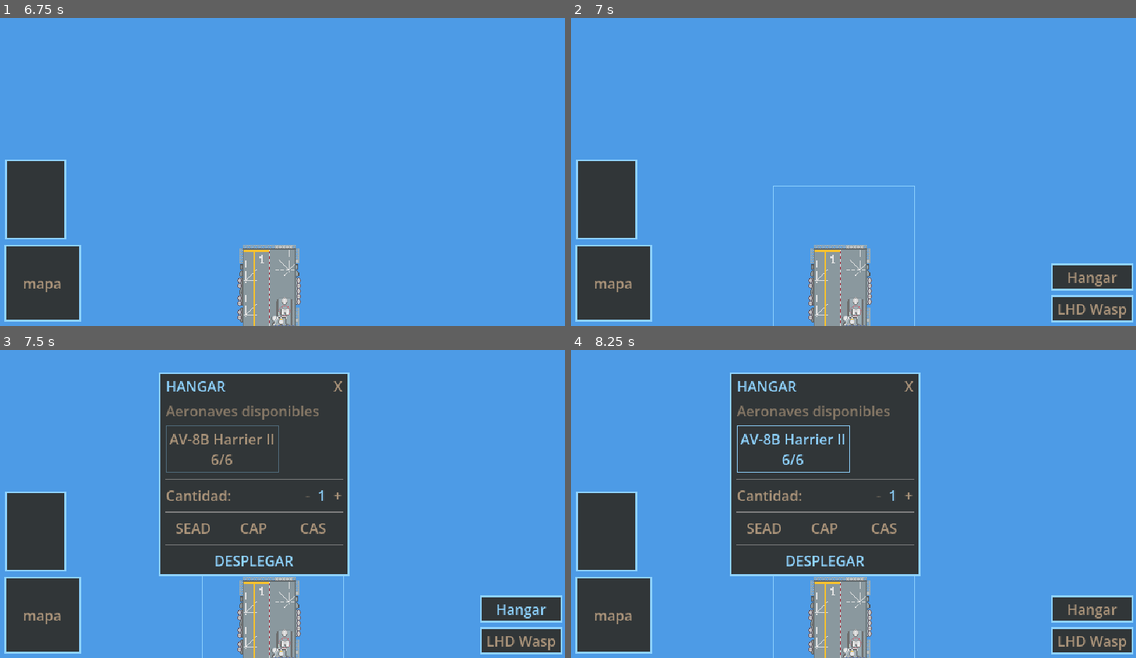
Above: before the commit, frames 1-4 (two rows, left to right).
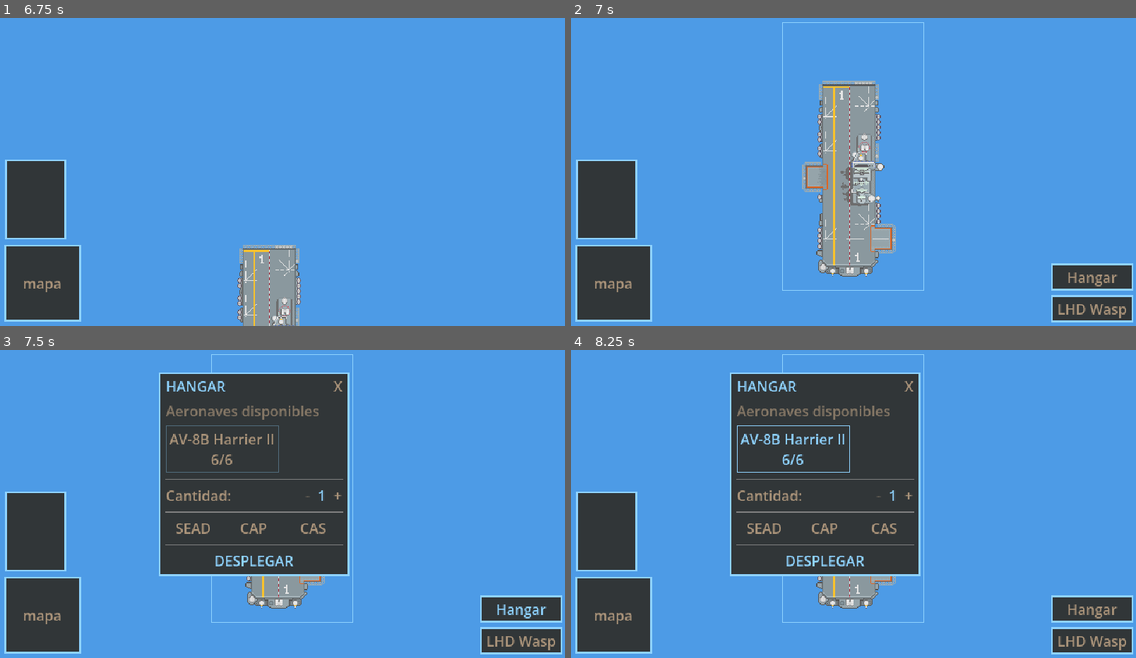
Above: after the commit, the same moments.

Repository: AbdielP/war-project
Game: Godot game, scene res://main.tscn
Same seed, same stepped clock (60 frames per second), same inputs: the game is played once before the commit and once after it.
Inputs (mouse positions are in pixels of both pictures, inside the frame that each line leads up to):
- Up to frame 1 (6.75 s): tap Enter at 0.5, 2, 3.5 s; move the mouse to (254, 224) at 0.52 s; click (254, 224) at 0.67 s; tap Space at 1.25, 2.75, 4.25 s; drag from (452, 208) to (254, 224) at 1.27 s; move the mouse to (113, 107) at 2.02 s; click (113, 107) at 2.17 s; drag from (310, 156) to (113, 107) at 2.77 s; move the mouse to (197, 73) at 3.52 s; click (197, 73) at 3.67 s; drag from (406, 141) to (271, 184) at 4.27 s; move the mouse to (169, 175) at 5.02 s; click (169, 175) at 5.17 s; drag from (339, 82) to (169, 175) at 5.77 s; move the mouse to (254, 224) at 6.52 s; click (254, 224) at 6.67 s
- Up to frame 2 (7 s): no input
- Up to frame 3 (7.5 s): click "Hangar" at 7.25 s
- Up to frame 4 (8.25 s): click "AV-8B Harrier II 6/6" at 8 s

Frame 1 is identical in both runs. In frame 2, 9.0% of the frame differs, in the area x 35-63%, y 1-100%; in frame 3, 2.8%; in frame 4, 2.8%.

Commit message:
foco en cámara

Diff:
--- a/core/camera/pan_camera.gd
+++ b/core/camera/pan_camera.gd
@@ -5,6 +5,8 @@
 
 @export var pan_button: MouseButton = MOUSE_BUTTON_LEFT
 @export var click_threshold_px: float = 6.0
+
+var follow_target: Node2D = null
 
 var _dragging := false
 var _drag_started := false
@@ -15,6 +17,15 @@
 func _ready() -> void:
 	enabled = true
 	_fit_limits_to_map()
+
+
+func _process(_delta: float) -> void:
+	if follow_target == null:
+		return
+	if not is_instance_valid(follow_target):
+		follow_target = null
+		return
+	position = follow_target.global_position
 
 
 func _fit_limits_to_map() -> void:
@@ -54,6 +65,7 @@
 	elif event is InputEventMouseMotion and _dragging:
 		if not _drag_started and event.position.distance_to(_press_position) >= click_threshold_px:
 			_drag_started = true
+			follow_target = null
 		if _drag_started:
 			position -= (event.position - _last_position) / zoom
 		_last_position = event.position
--- a/core/selection/selection_manager.gd
+++ b/core/selection/selection_manager.gd
@@ -24,13 +24,13 @@
 
 
 func _select(unit: Unit) -> void:
-	if _selected_unit == unit:
-		return
-	if _selected_unit:
-		_selected_unit.set_selected(false)
-	_selected_unit = unit
-	if _selected_unit:
-		_selected_unit.set_selected(true)
-		_hud.show_selected_unit(_selected_unit)
-	else:
-		_hud.clear_selected_unit()
+	if _selected_unit != unit:
+		if _selected_unit:
+			_selected_unit.set_selected(false)
+		_selected_unit = unit
+		if _selected_unit:
+			_selected_unit.set_selected(true)
+			_hud.show_selected_unit(_selected_unit)
+		else:
+			_hud.clear_selected_unit()
+	_camera.follow_target = _selected_unit
